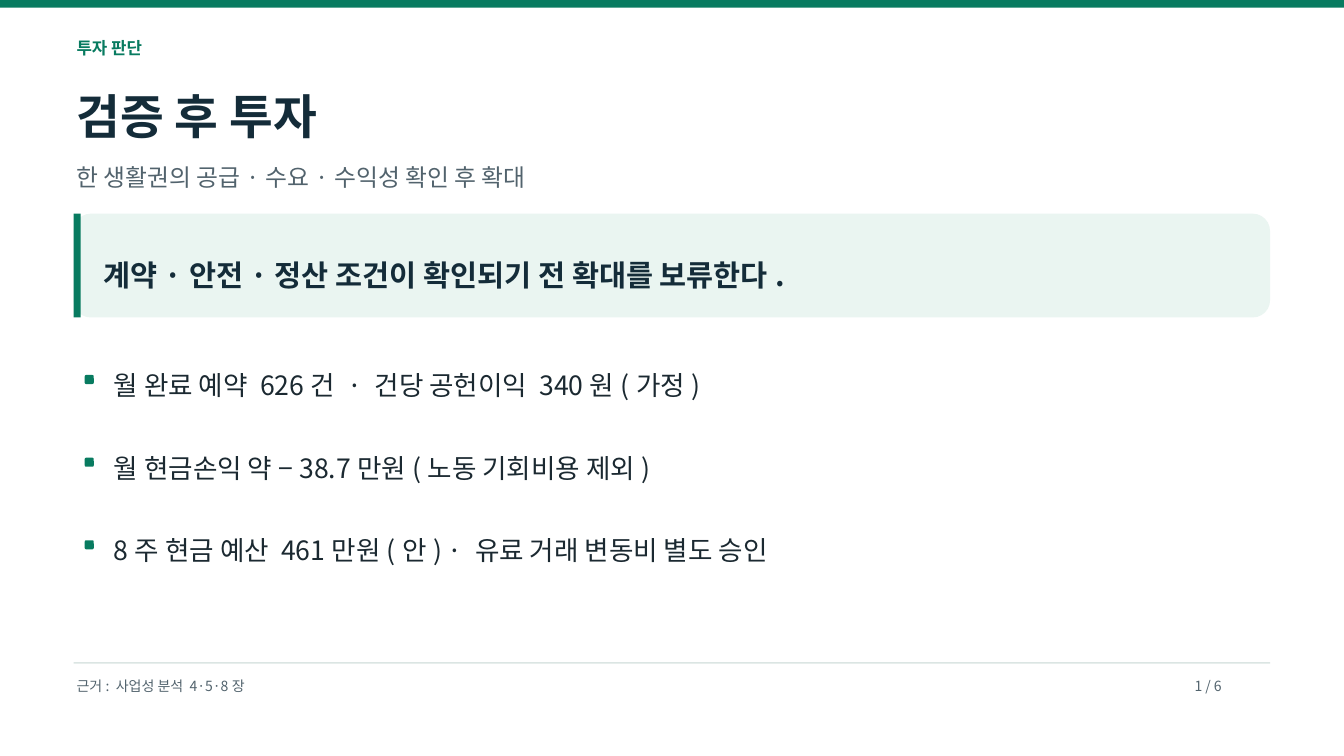
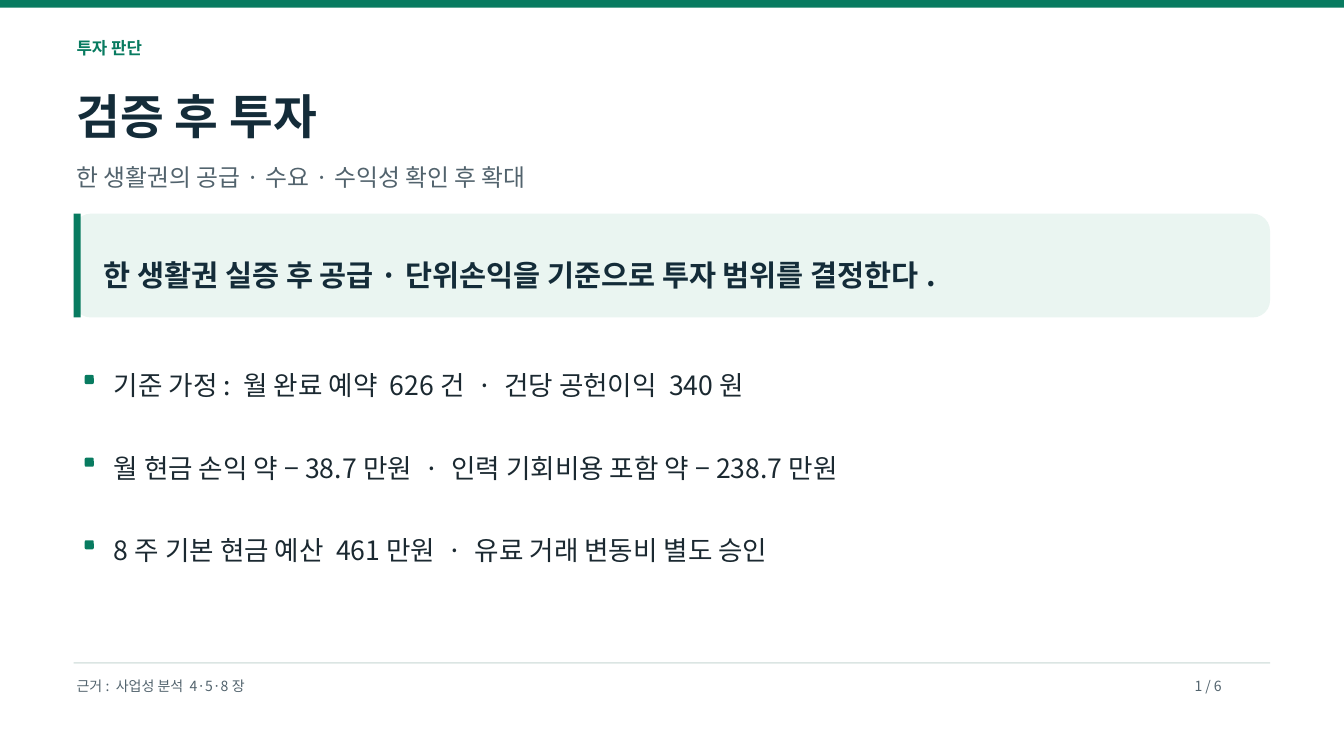
Before and after one commit to dohyunkimmm/footmate-case-study, a slide deck: slide 1 of src/case-study/downloads/footmate_strategy_p0_p2.pptx. Drawn at 1344x756 pixels with LibreOffice and Linux fonts; fonts in the diff are those of the drawing. Boxes give left, top, right and bottom in pixels: in the first picture for what was removed or moved away, otherwise in the second. Text is boxed around its words. In the diff, an @@ line names an element or a change of style, - is before the commit and + after.

```diff
--- a/src/case-study/downloads/footmate_strategy_p0_p2.pptx
+++ b/src/case-study/downloads/footmate_strategy_p0_p2.pptx
@@ text at [104, 261, 919, 289]: text changed @@
-계약·안전·정산 조건이 확인되기 전 확대를 보류한다.
+한 생활권 실증 후 공급·단위손익을 기준으로 투자 범위를 결정한다.
@@ text at [114, 373, 657, 397]: text changed @@
-월 완료 예약 626건 · 건당 공헌이익 340원(가정)
+기준 가정: 월 완료 예약 626건 · 건당 공헌이익 340원
@@ text at [114, 456, 782, 480]: text changed @@
-월 현금손익 약 −38.7만원(노동 기회비용 제외)
+월 현금 손익 약 −38.7만원 · 인력 기회비용 포함 약 −238.7만원
@@ text at [165, 538, 767, 562]: text changed @@
-8주 현금 예산 461만원(안) · 유료 거래 변동비 별도 승인
+8주 기본 현금 예산 461만원 · 유료 거래 변동비 별도 승인
```
Also in this commit, not shown: 5 other slides changed, 5 other files.
